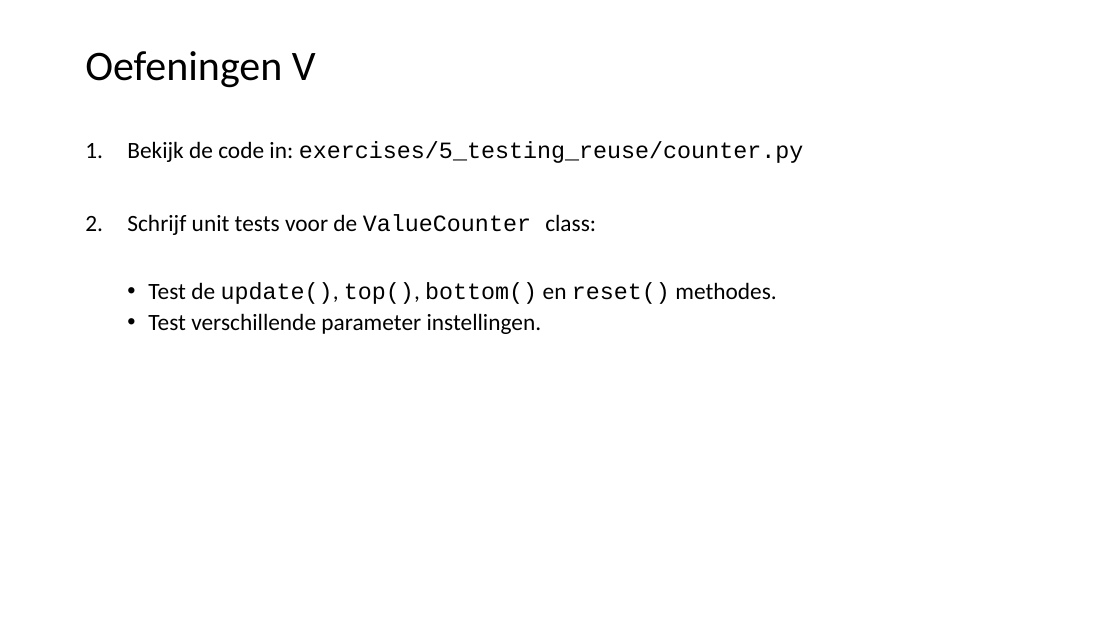
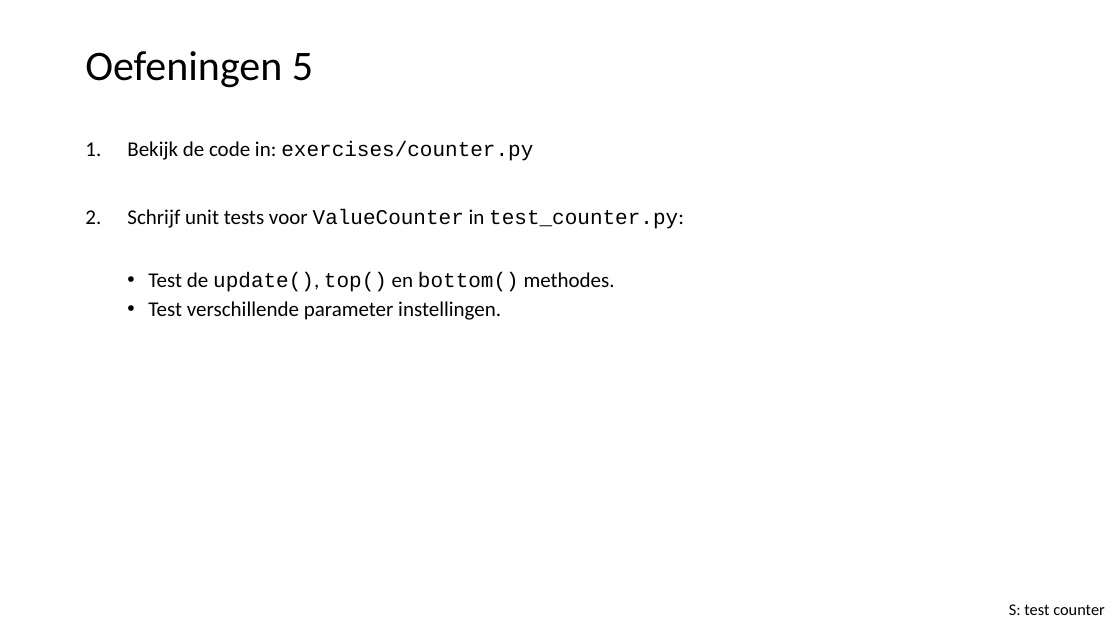
Before and after one commit to LFKoning/knowledge-sharing, a slide deck: slide 57 of python_course_4p/3_production_code/3_production_code.pptx. Drawn at 1120x630 pixels with LibreOffice and Linux fonts; fonts in the diff are those of the drawing. Boxes give left, top, right and bottom in pixels: in the first picture for what was removed or moved away, otherwise in the second. Text is boxed around its words. In the diff, an @@ line names an element or a change of style, - is before the commit and + after.

```diff
--- a/python_course_4p/3_production_code/3_production_code.pptx
+++ b/python_course_4p/3_production_code/3_production_code.pptx
@@ title at [85,51,313,88]: text changed @@
-Oefeningen V
+Oefeningen 5
@@ text at [127,141,684,292]: text changed; size 20 to 18 pt @@
-1. Bekijk de code in: exercises/5_testing_reuse/counter.py
-2. Schrijf unit tests voor de ValueCounter class:
-  • Test de update(), top(), bottom() en reset() methodes.
+1. Bekijk de code in: exercises/counter.py
+2. Schrijf unit tests voor ValueCounter in test_counter.py:
+  • Test de update(), top() en bottom() methodes.
@@ text at [148,301,501,320]: size 20 to 18 pt in "Test verschillende parameter instellingen." @@
@@ text added at [1009,604,1105,615], 14 pt, text #000000 @@
+S: test counter
```
Also in this commit, not shown: 19 other slides changed, 19 other files.
